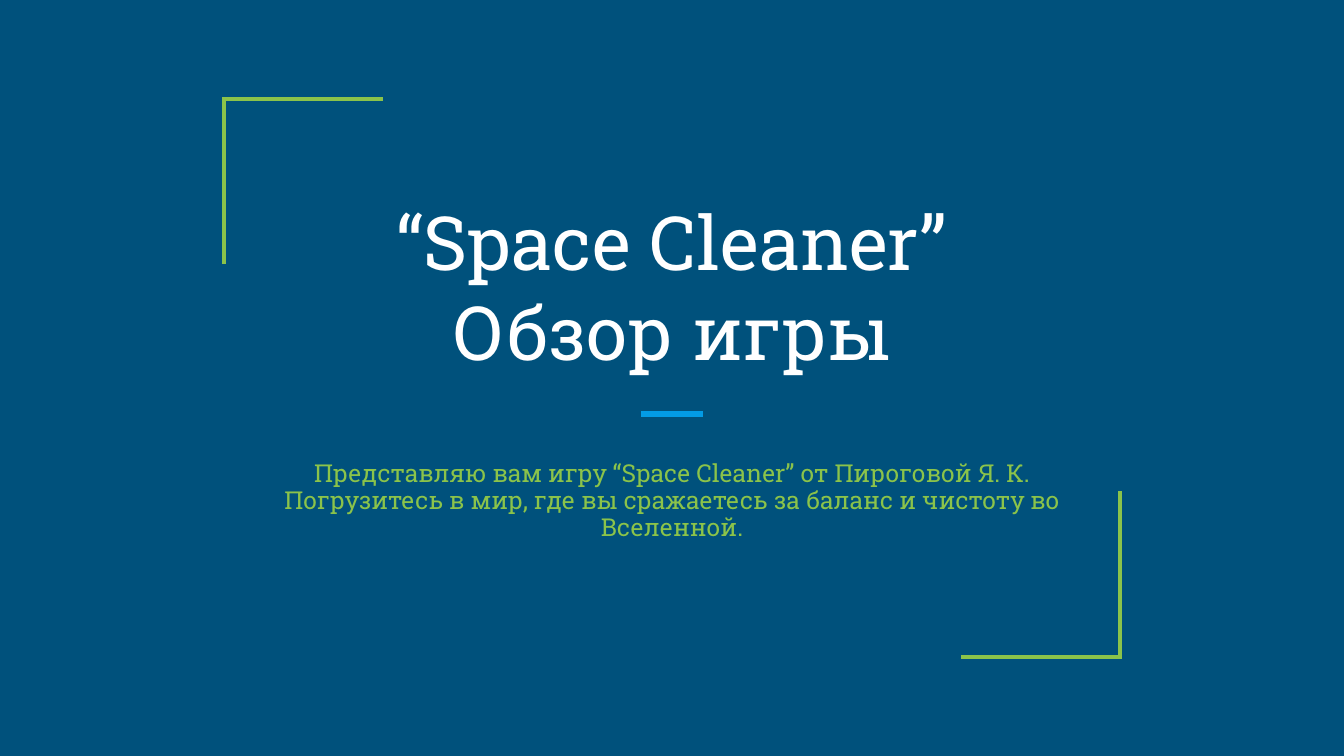
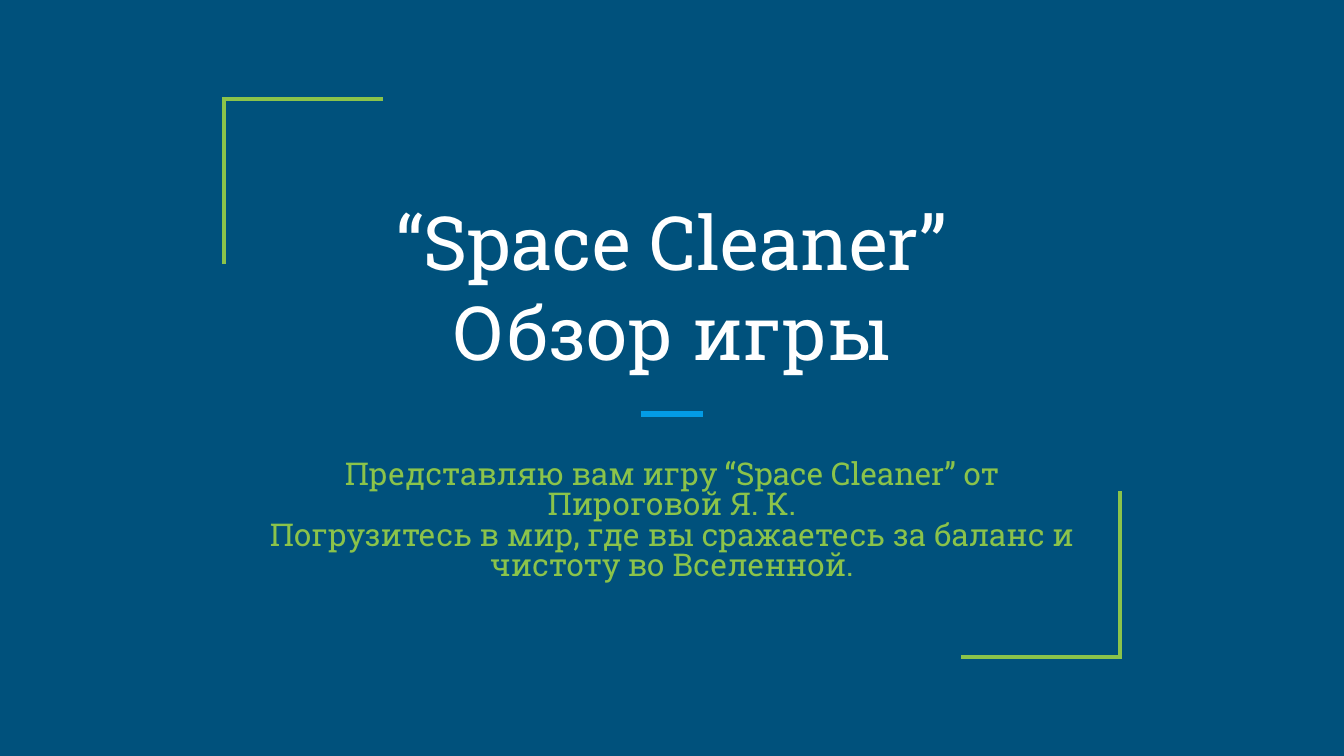
Before and after one commit to yasminaparlak-create/-..., a slide deck: slide 1 of “Space Cleaner” Обзор игры.pptx. Drawn at 1344x756 pixels with LibreOffice and Linux fonts; fonts in the diff are those of the drawing. Boxes give left, top, right and bottom in pixels: in the first picture for what was removed or moved away, otherwise in the second. Text is boxed around its words. In the diff, an @@ line names an element or a change of style, - is before the commit and + after.

```diff
--- a/“Space Cleaner” Обзор игры.pptx
+++ b/“Space Cleaner” Обзор игры.pptx
@@ subtitle "Представляю вам игру “Space Cleaner” ..." at <box>270,461,1073,583</box>: size 13.2 to 16.8 pt; line spacing 0.9 to 0.8 @@
```
Also in this commit, not shown: 8 other slides changed.
